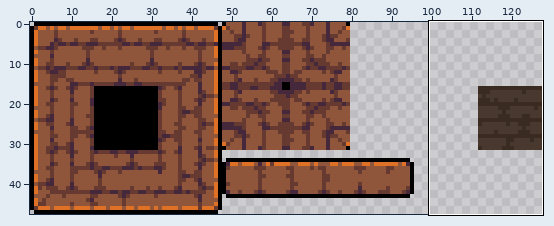
Sprite sheet: assets/sprites/tilesets/Arena Tiles.png. The picture above shows the old version from afar; the outline marks the close-up.
Close-up. Old version:
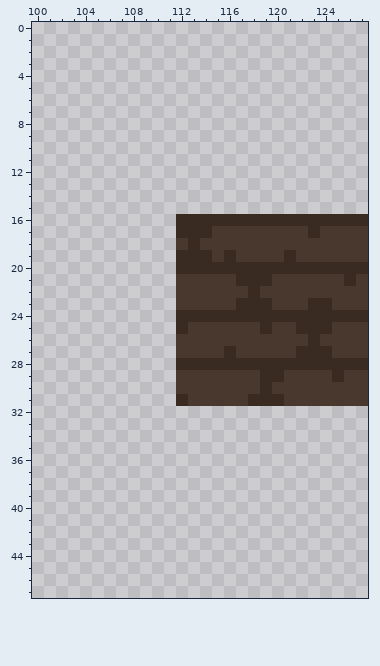
The file is 128x48 pixels. Colours within 5 levels of each other are drawn and written as one. Shown: x 100..127, y 0..47.
After:
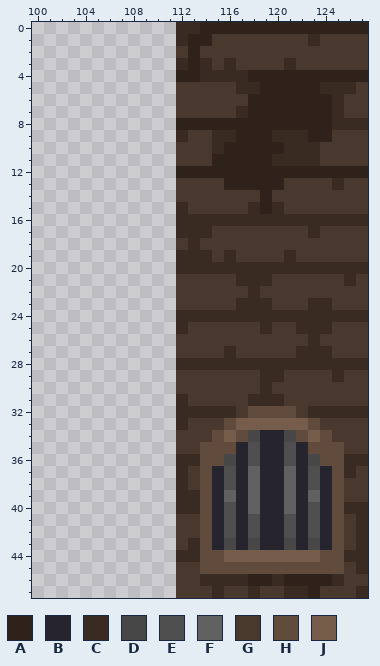
Palette (. is transparent): A #2e221b  B #26252f  C #392a22  D #474747  E #4f4f4f  F #616161  G #48382e  H #604b3d  J #765c4b
From old to new:
y 0: x 112..127 ................ -> CCAAAAAAAAAAAAAA
y 1: x 112..127 ................ -> CAAGGGGGGGGCGGGG
y 2: x 112..127 ................ -> GAGGGGGGGGGGGGGG
y 3: x 112..127 ................ -> CACGCGGGGCGGGGGG
y 4: x 112..127 ................ -> AACCCCAAAAAAAAAA
y 5: x 112..127 ................ -> GGGGGCCAAAAACCCG
y 6: x 112..127 ................ -> GGGGGGAAAAAAACGG
y 7: x 112..127 ................ -> GGGGGCAAAAAAACGG
y 8: x 112..127 ................ -> AAAAAAAAAAAAACCC
y 9: x 112..127 ................ -> CGGCCAAACCCAAGGG
y 10: x 112..127 ................ -> GGGCAAAAACCCGGGG
y 11: x 112..127 ................ -> GGGAAAAACCCCGGGG
y 12: x 112..127 ................ -> AAAAAAAAAAAAAAAA
y 13: x 112..127 ................ -> GGGGAAAAAGGGGCGG
y 14: x 112..127 ................ -> GGGGGGGAGGGGGGGG
y 15: x 112..127 ................ -> CGGGGGCACGGGGGGG
y 32: x 112..127 ................ -> CCCCCGHHHHGCCCCC
y 33: x 112..127 ................ -> CGGGHJJJJJJHGGGG
y 34: x 112..127 ................ -> GGGHJHDBBDHJHGGG
y 35: x 112..127 ................ -> GGHHHBEBBEBHHHGG
y 36: x 112..127 ................ -> CCHHDBEBBEBDHHCC
y 37: x 112..127 ................ -> CGHBEBFBBFBEBHCG
y 38: x 112..127 ................ -> CGHBEBFBBFBEBHGG
y 39: x 112..127 ................ -> CCHBFBFBBFBFBHGG
y 40: x 112..127 ................ -> CCHBEBFBBFBEBHCC
y 41..42: x 112..127 ................ -> GGHBEBEBBEBEBHGC
y 43: x 112..127 ................ -> GCHBDBDBBDBDBHGC
y 44: x 112..127 ................ -> CCHHJJJJJJJJHHCC
y 45: x 112..127 ................ -> GGHHHHHHHHHHHHGC
y 46: x 112..127 ................ -> GGCCCCAACAAAACGG
y 47: x 112..127 ................ -> GGGCGGCGGCCAGGGC
Boxes around the changes in both close-ups, in picture pixels (x1, y1, x2, y2):
added: (176, 22, 368, 214)
added: (176, 406, 368, 598)
